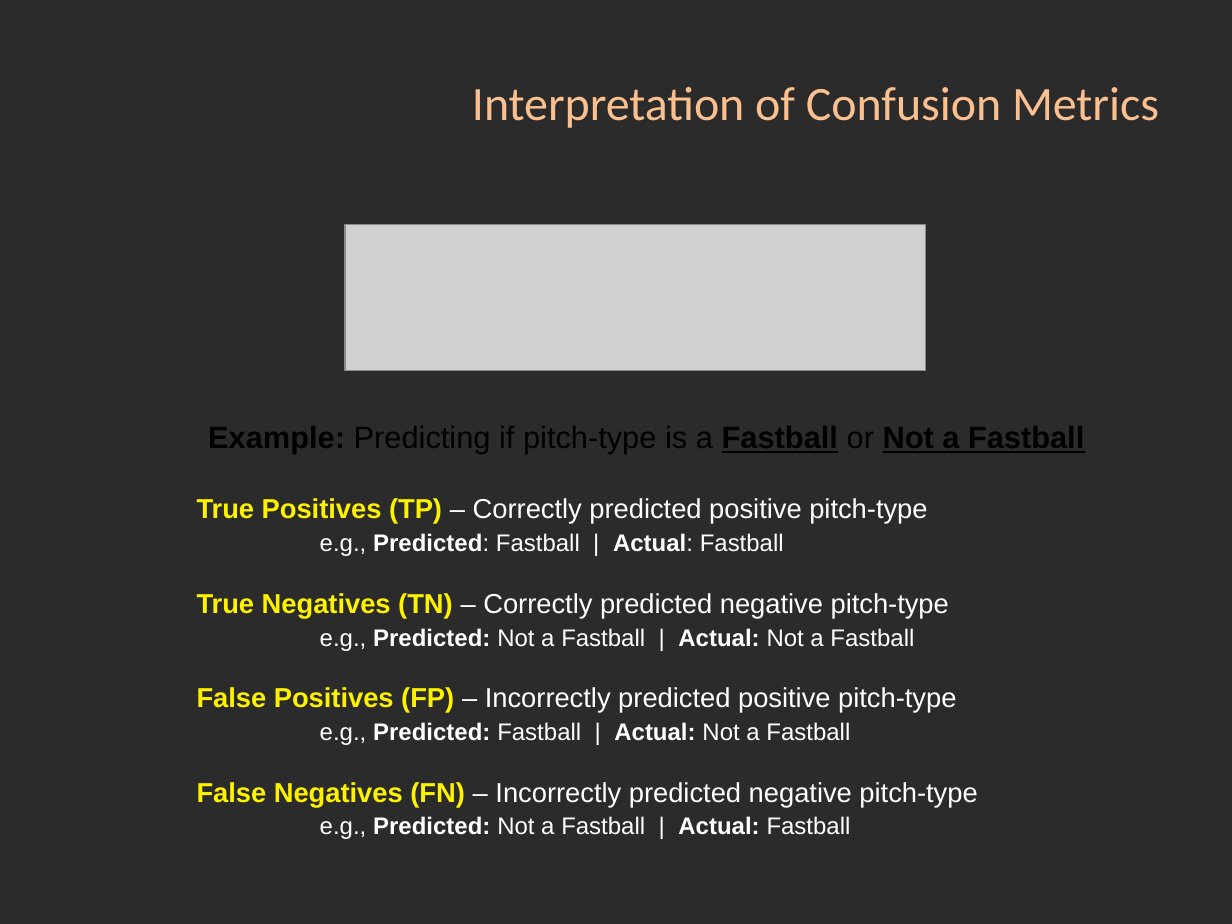
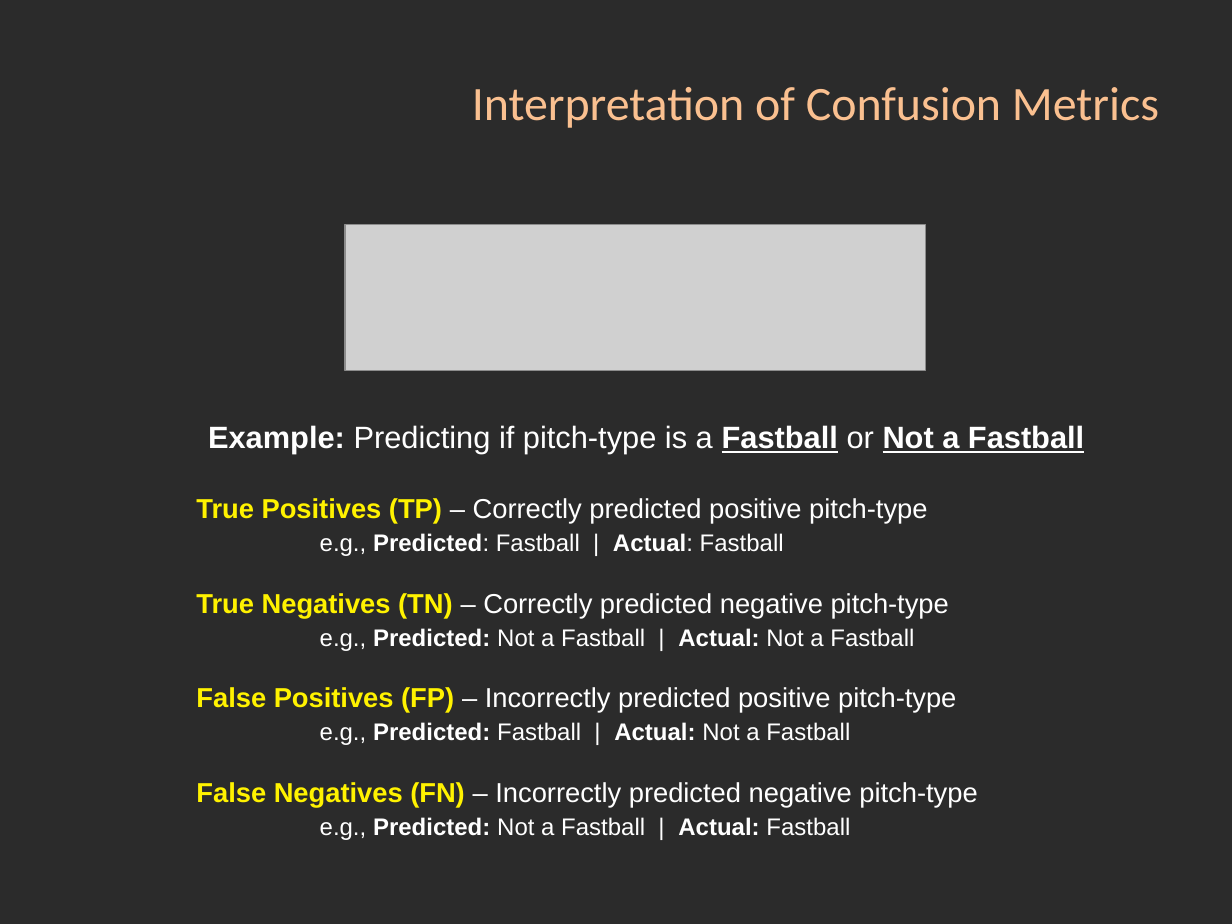
Before and after one commit to markrojas/Springboard_DSCT, a slide deck: slide 24 of capstone_projects/capstone_I/06_Capstone_I_Pitch_Prediction_Slidedeck.pptx. Drawn at 1232x924 pixels with LibreOffice and Linux fonts; fonts in the diff are those of the drawing; grey boxes stand for pictures; background and template pictures are left out; a plain dark background stands for a picture behind light text. Boxes give left, top, right and bottom in pixels: in the first picture for what was removed or moved away, otherwise in the second. Text is boxed around its words. In the diff, an @@ line names an element or a change of style, - is before the commit and + after.

```diff
--- a/capstone_projects/capstone_I/06_Capstone_I_Pitch_Prediction_Slidedeck.pptx
+++ b/capstone_projects/capstone_I/06_Capstone_I_Pitch_Prediction_Slidedeck.pptx
@@ text at (x1=208, y1=425, x2=1084, y2=454): text colour #000000 to #FFFFFF in "Example: Predicting if pitch-type is a Fastball ..." @@
```
Also in this commit, not shown: 20 other slides changed, 14 other files.
